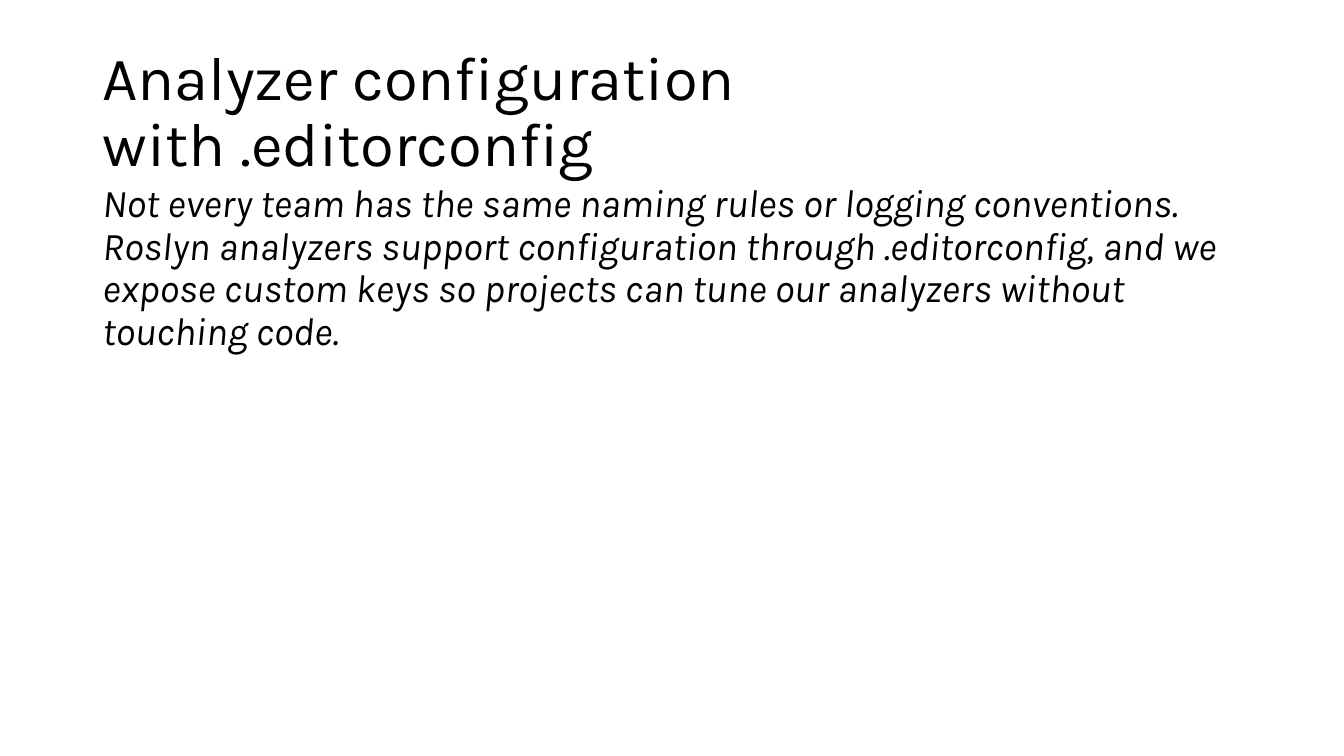
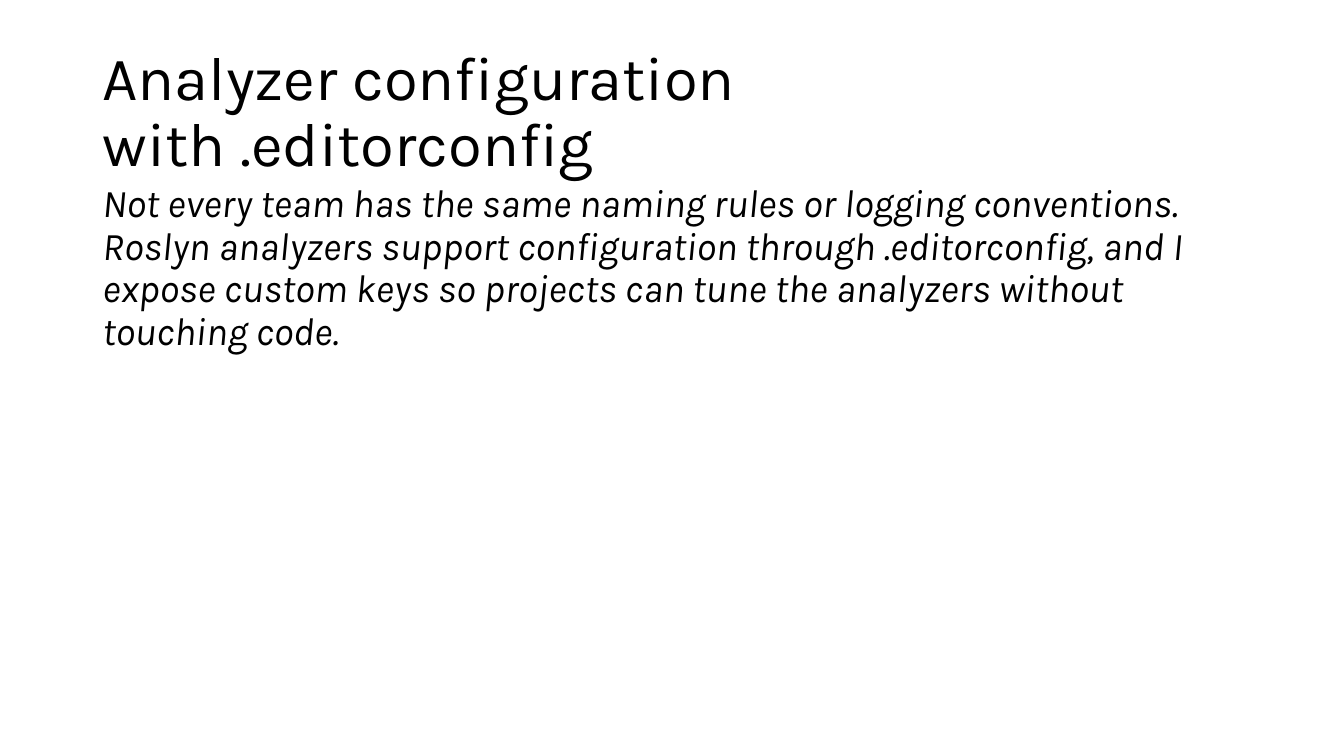
Before and after one commit to Me8mer/MiniAnalyzers, a slide deck: slide 14 of Docs/MiniAnalyzersPresentation.pptx (slide 13 before the commit). Drawn at 1344x756 pixels with LibreOffice and Linux fonts; fonts in the diff are those of the drawing. Boxes give left, top, right and bottom in pixels: in the first picture for what was removed or moved away, otherwise in the second. Text is boxed around its words. In the diff, an @@ line names an element or a change of style, - is before the commit and + after.

```diff
--- a/Docs/MiniAnalyzersPresentation.pptx
+++ b/Docs/MiniAnalyzersPresentation.pptx
@@ text at (102,190,1183,355): text changed @@
-Not every team has the same naming rules or logging conventions. Roslyn analyzers support configuration through .editorconfig, and we expose custom keys so projects can tune our analyzers without touching code.
+Not every team has the same naming rules or logging conventions. Roslyn analyzers support configuration through .editorconfig, and I expose custom keys so projects can tune the analyzers without touching code.
```
Also in this commit, not shown: 3 other slides changed, 10 slides added, 5 slides removed, 3 other files.
